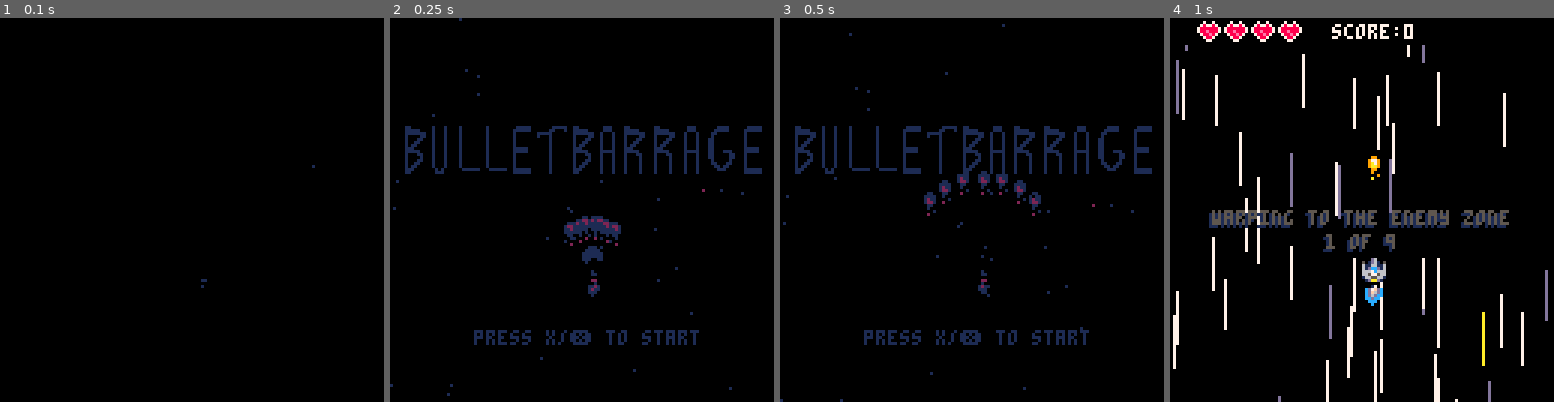
Above: before the commit, frames 1-4 (left to right).
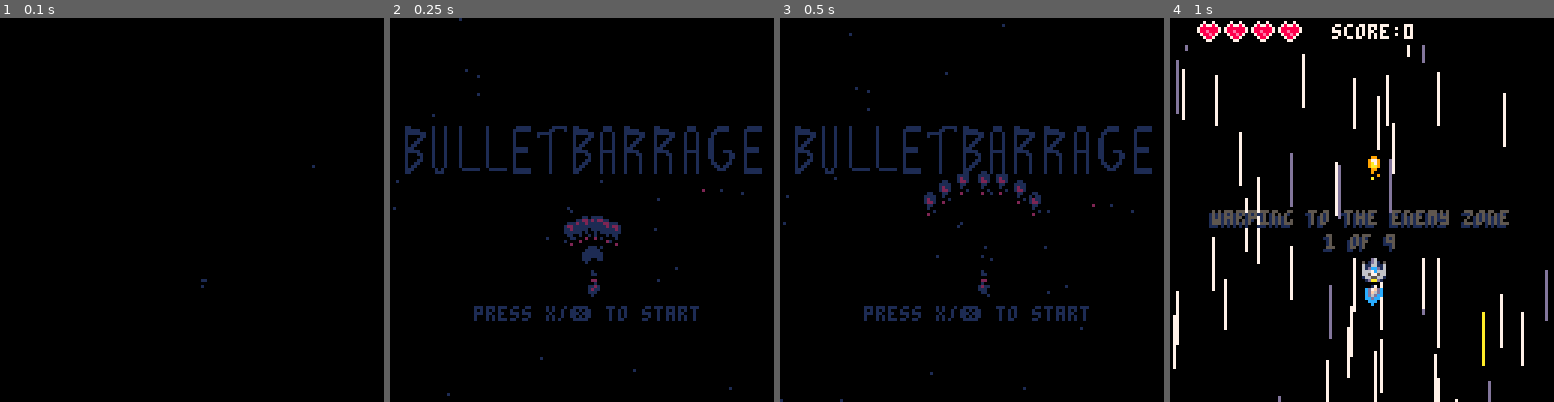
Above: after the commit, the same moments.

Repository: eduszesz/shmup
Game: PICO-8 cartridge myshmup.p8
Two runs of this game, one before a commit and one after it. Both use one fixed random seed, a clock stepped at 60 frames per second and the inputs below.
Inputs:
- Up to frame 1 (0.1 s): no input
- Up to frame 2 (0.25 s): no input
- Up to frame 3 (0.5 s): tap X (X key) at 0.33 s
- Up to frame 4 (1 s): tap O (Z key) at 0.7 s

Frame 1 is identical in both runs. In frame 2, 1.9% of the frame differs, in the area x 0-81%, y 75-97%; in frame 3, 1.9%; in frame 4, nothing differs.

Commit message:
music, highscore and game play tweak

Diff:
--- a/myshmup.p8
+++ b/myshmup.p8
@@ -5,7 +5,17 @@
 --by eduszesz
 
 function _init()
+	cartdata("ss-bulletbarrage")
+	highscore=dget(0)
+	initialize()
+	newhighscore=false
+
+end
+
+function initialize()
+	music(1)
 	t=0
+	newhighscore=false
 	wtimer=90 --wave timer
 	dtimer=60 --ship death timer
 	bdtimer=150 --boss death timer
@@ -67,7 +77,7 @@
 	firetyp=1
 	spdm=1
 
-	bonustyp={"shield on","1 up!","triple shooting","multi shooting","bullet barrage","1 up!","1 up!","shield on","1 up!"}
+	bonustyp={"shield on","1 up!","triple shooting","1 up!","bullet barrage","multi shooting","1 up!","shield on","1 up!","1 up!"}
 
 	----------------------------
 	-- required for fade
@@ -95,8 +104,14 @@
 	end
 
 	if state=="wave" then
+		if wtimer==85 then
+			sfx(9)
+		end
 		e_bullets={}
 		update_game()
+		if cwave==9 and wtimer==1 then
+			music(7,300)
+		end
 		wtimer-=1
 		if wtimer<=0 then
 			wtimer=90
@@ -105,6 +120,7 @@
 	end
 
 	if state=="died" then
+		music(-1,300)
 		update_game()
 		dtimer-=1
 		if dtimer<=0 then
@@ -120,12 +136,15 @@
 		update_game()
 		bdtimer-=1
 		if bdtimer==60 then
+			sfx(12)
 			explode(e.x+16,e.y+16,1,40)
 			fracture(e.x+16,e.y+16,e.typ)
 		end
+
 		if bdtimer<=0 then
 			bdtimer=150
 			win=true
+			music(13,300)
 			state="over"
 			fadeout()
 		end
@@ -180,7 +199,8 @@
 
 
 	if btnp(5) then
-		sfx(9)
+		music(-1)
+		sfx(7)
 		fadeout()
 		bullets={}
 		state="wave"
@@ -211,12 +231,16 @@
 	if state=="wave" then
 		mkwave()
 	end
-	--checkwin()
 end
 
 function update_over()
+	if score>highscore then
+    highscore=score
+    newhighscore=true
+    dset(0,score)
+ end
 	if btnp(5) then
-		_init()
+		initialize()
 		fadeout()
 		state="start"
 	end
@@ -231,10 +255,15 @@
 	end
 	drstars()
 	drlogo()
-	cprint("press x/❎ to start",63,104,1)
-	cprint("press x/❎ to start",63,105,1)
-	cprint("press x/❎ to start",64,104,cl)
-	print("v0.50",100,120,1)
+	cprint("press x/❎ to start",63,96,1)
+	cprint("press x/❎ to start",63,97,1)
+	cprint("press x/❎ to start",64,96,cl)
+	if highscore>0 then
+		cprint("high score:"..highscore.."00",63,110,1)
+		cprint("high score:"..highscore.."00",64,111,9)
+	end
+	print("v0.51",100,120,1)
+	print("by eduardo szesz",0,120,1)
 end
 
 function draw_game()
@@ -271,8 +300,16 @@
 	cprint("press x/❎ to play again",63,64,1)
 	cprint("press x/❎ to play again",63,65,1)
 	cprint("press x/❎ to play again",64,64,cl)
-	cprint("score: "..score.."00", 64,80,11)
-	cprint("last enemy zone: "..cwave,64,96,9)
+	if score==0 then
+		cprint("score:"..score, 64,80,11)
+	else
+		if newhighscore then
+			cprint("new high score:"..score.."00", 64,80,11)
+		else
+			cprint("score:"..score.."00", 64,80,11)
+		end
+	end
+	cprint("last enemy zone:"..cwave,64,96,9)
 	if win then
 		sspr(2,81,52,6,15,10,100,20)
 	else
@@ -727,6 +764,7 @@
 					e.imm=true
 				end
 				if state=="game" then
+					music(-1,300)
 					state="bdied"
 				end
 			end
@@ -1238,7 +1276,7 @@
 end
 
 function upbonus()
-	if score%7==0 and score!=0
+	if score%10==0 and score!=0
 		and give and state=="game" then
 		bonus.sy=1
 		give=false
@@ -1274,7 +1312,11 @@
 					ship.h+=1
 					bonus.use=true
 				else
-					txt="triple shooting"
+					if rnd()>0.5 then
+						txt="bullet barrage"
+					else
+						txt="multi shooting"
+					end
 				end
 			end
 			if txt=="triple shooting" then
@@ -1430,12 +1472,6 @@
 		end
 	end
 	return size
-end
-
-function checkwin()
-	if cwave>lwave then
-		state="over"
-	end
 end
 
 function drcollbox(_o)
Not shown, changed: 40 lines of the sprite sheet (__gfx__) section of myshmup.p8
Not shown, changed: the thumbnail (__label__) section of myshmup.p8
Not shown, changed: the music (__music__) section of myshmup.p8
Not shown, changed: the sound effects (__sfx__) section of myshmup.p8
